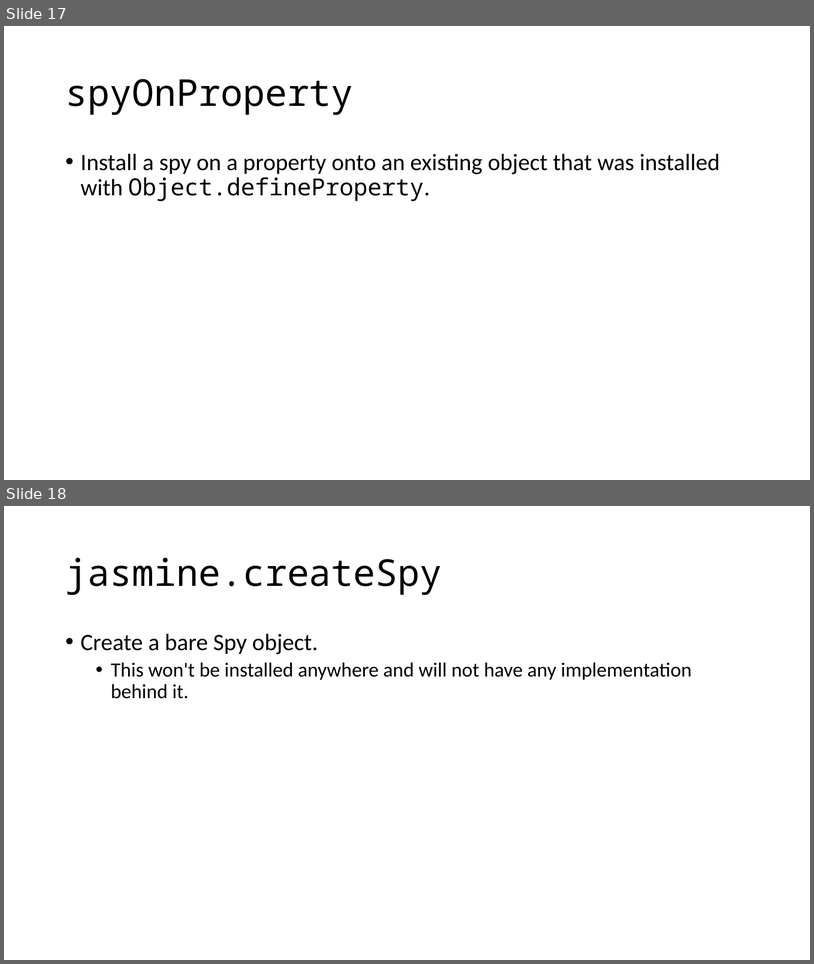
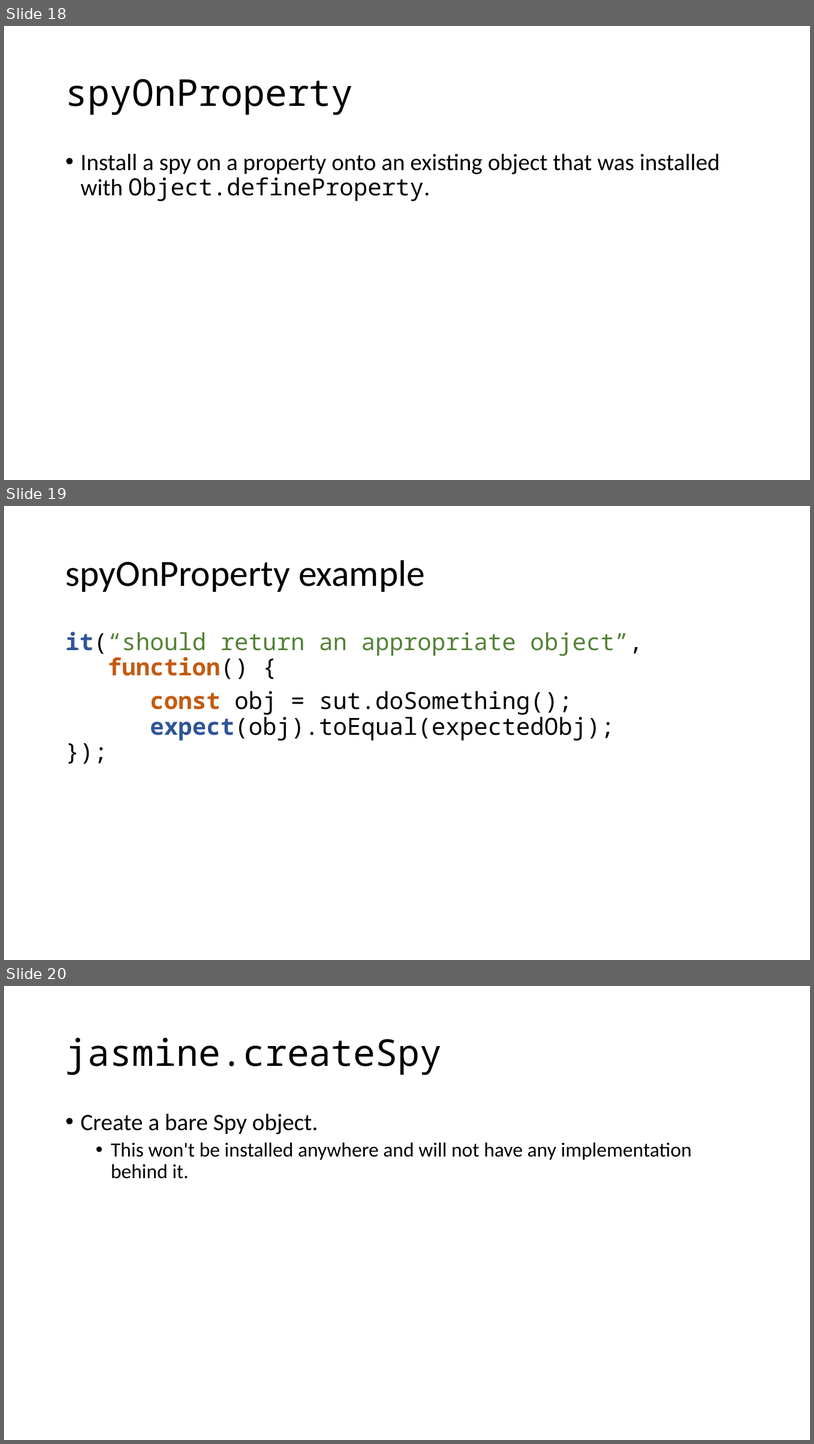
Before and after one commit to cebartling/test-driven, a slide deck: presentations/Introduction to Jasmine Framework.pptx. Shown one above the other, each under a label of ours: slides 17 and 18 before the commit, slides 18, 19 and 20 after it. The pictures are 814x964 and 814x1444 pixels, drawn with LibreOffice and Linux fonts; fonts in the diff are those of the drawing. Boxes give left, top, right and bottom in pixels: in the first picture for what was removed or moved away, otherwise in the second. Text is boxed around its words. In the diff, an @@ line names an element or a change of style, - is before the commit and + after.

```diff
--- a/presentations/Introduction to Jasmine Framework.pptx
+++ b/presentations/Introduction to Jasmine Framework.pptx
@@ slide 19 added at [4,506,810,960], background #FFFFFF @@
@@ title added at [65,560,425,592], 44 pt, text #000000 @@
+spyOnProperty example
@@ text added at [65,631,643,741], 28 pt, text #000000 @@
+it(“should return an appropriate object”,
+function() {
+const obj = sut.doSomething();
+expect(obj).toEqual(expectedObj);
+});
@@ what was slide 17 is now slide 18 @@
@@ what was slide 18 is now slide 20 @@
```
Also in this commit, not shown: 3 other slides added.
